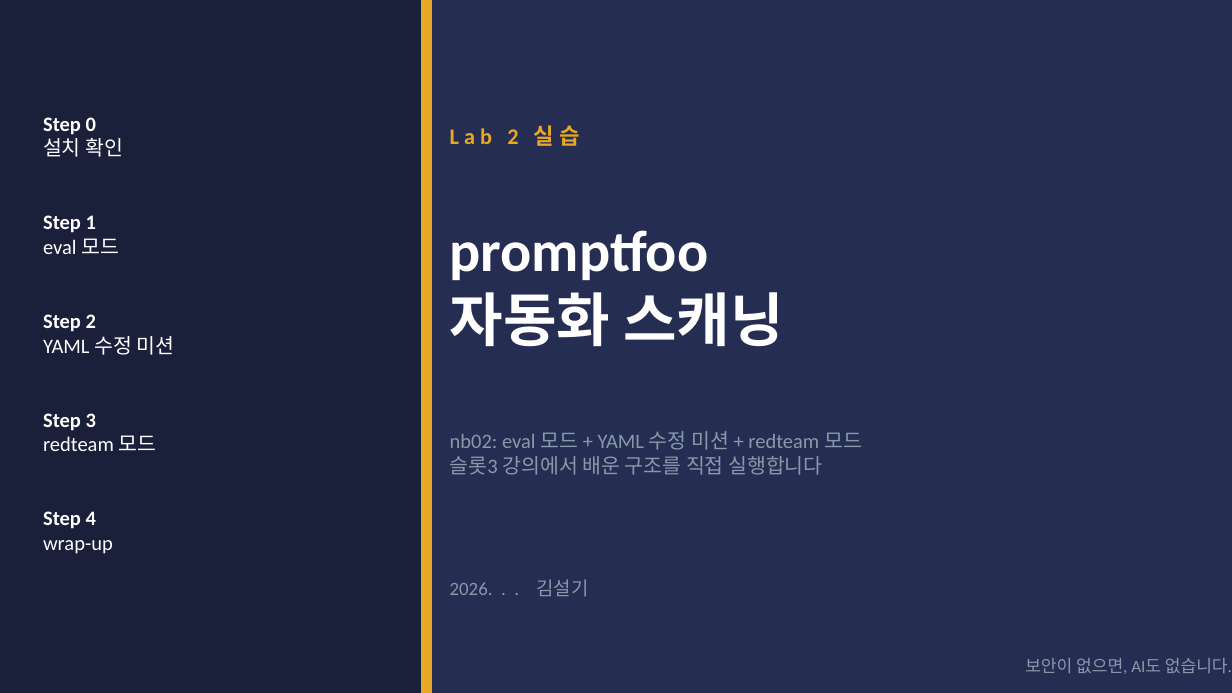
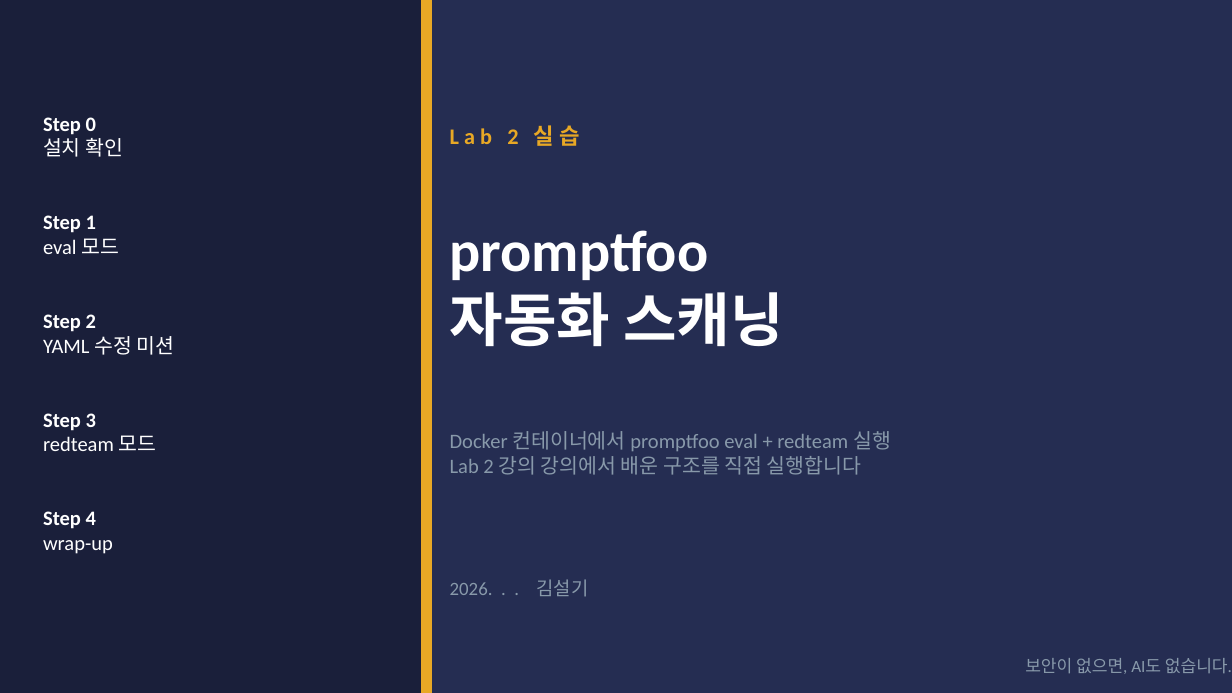
Before and after one commit to sulgik/security-workshop, a slide deck: slide 1 of ws02/class/ws02_Lab2_promptfoo.pptx. Drawn at 1232x693 pixels with LibreOffice and Linux fonts; fonts in the diff are those of the drawing. Boxes give left, top, right and bottom in pixels: in the first picture for what was removed or moved away, otherwise in the second. Text is boxed around its words. In the diff, an @@ line names an element or a change of style, - is before the commit and + after.

```diff
--- a/ws02/class/ws02_Lab2_promptfoo.pptx
+++ b/ws02/class/ws02_Lab2_promptfoo.pptx
@@ text at (x1=450, y1=431, x2=891, y2=475): text changed @@
-nb02: eval 모드 + YAML 수정 미션 + redteam 모드
-슬롯3 강의에서 배운 구조를 직접 실행합니다
+Docker 컨테이너에서 promptfoo eval + redteam 실행
+Lab 2 강의 강의에서 배운 구조를 직접 실행합니다
```
Also in this commit, not shown: 6 other slides changed, 2 slides removed, 11 other files.
